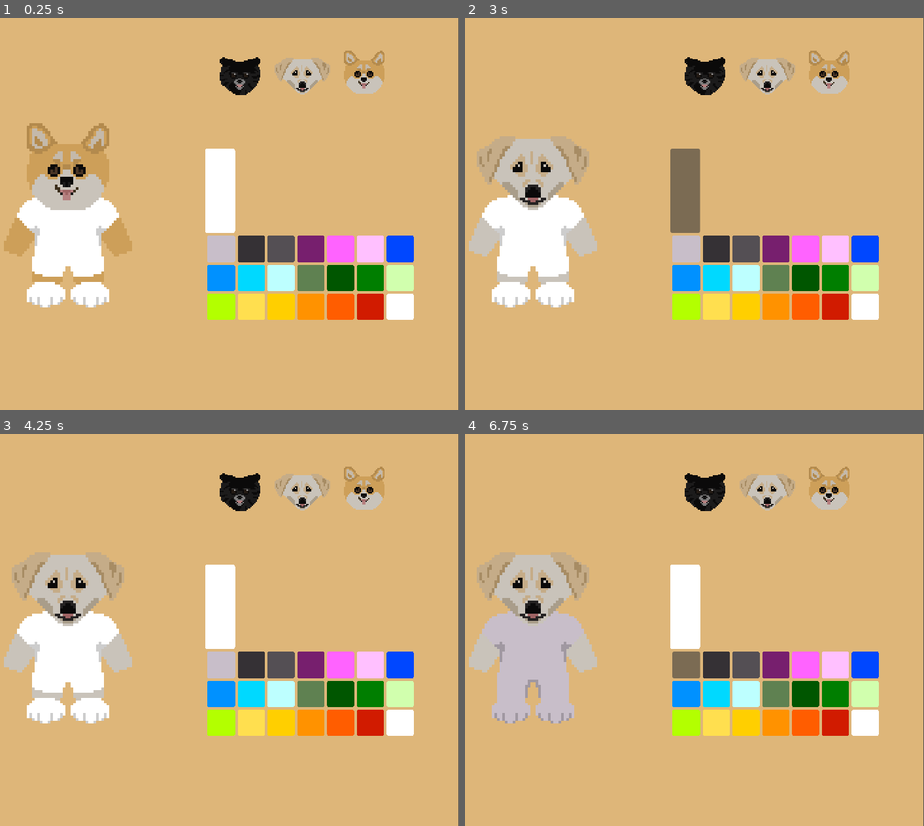
Above: before the commit, frames 1-4 (two rows, left to right).
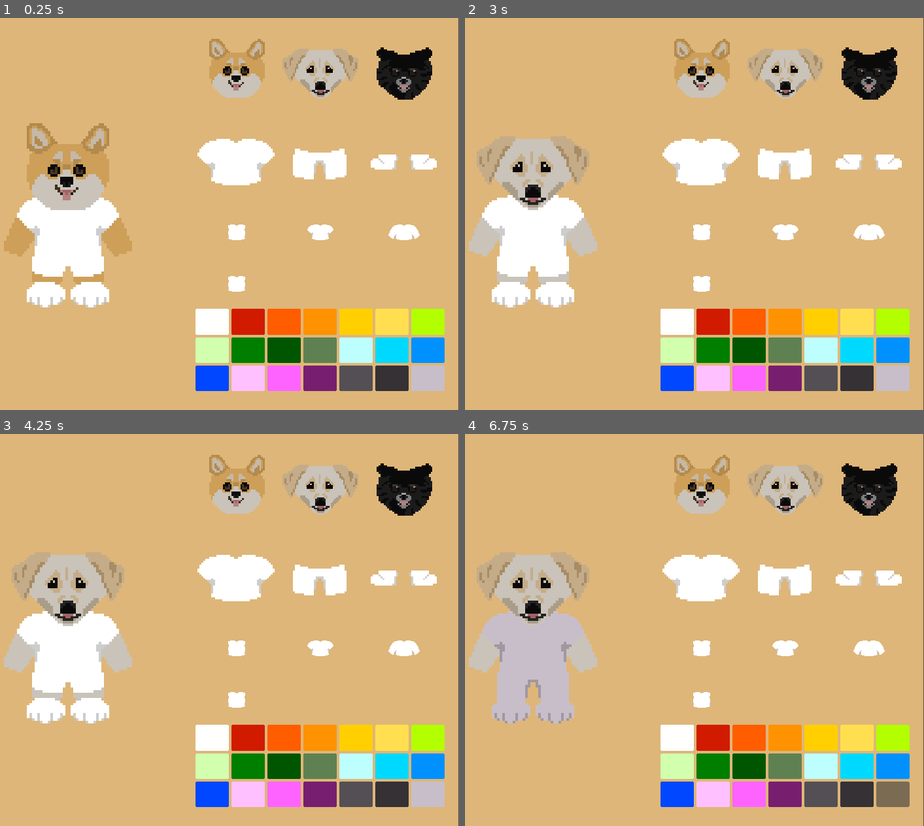
Above: after the commit, the same moments.

Repository: Katie-N/Its-a-Dogs-World
Game: Godot game, scene res://Scenes/Shop/TryOn.tscn
Two runs of this game, one before a commit and one after it. Both use one fixed random seed, a clock stepped at 60 frames per second and the inputs below. The project has no main scene, so this scene is started directly.
Inputs (mouse positions are in pixels of both pictures, inside the frame that each line leads up to; where the layout moved, square brackets give the same spot in the first picture):
- Up to frame 1 (0.25 s): no input
- Up to frame 2 (3 s): click (868, 76) [703, 80] at 0.5 s; click (699, 76) [827, 80] at 1.25 s; click (786, 76) [767, 80] at 2 s; click (685, 190) at 2.77 s
- Up to frame 3 (4.25 s): click (234, 579) at 3.52 s
- Up to frame 4 (6.75 s): click (786, 579) at 4.27 s; click (868, 579) at 5.02 s; click (699, 645) at 5.77 s; click (891, 794) [685, 665] at 6.5 s

The runs differ from the first frame. In frame 1, 25% of the frame differs, in the area x 42-97%, y 5-96%; in frame 2, 25%; in frame 3, 25%; in frame 4, 25%.

Commit message:
Added auto generating buttons for each type of clothing

Diff:
--- a/Scenes/Shop/TryOn.tscn
+++ b/Scenes/Shop/TryOn.tscn
@@ -3,6 +3,14 @@
 [ext_resource type="PackedScene" uid="uid://chb2ksgqf6a6r" path="res://Scenes/dogCharacter.tscn" id="1_bae7o"]
 [ext_resource type="Script" uid="uid://bwsit1rqq73il" path="res://Scenes/Shop/try_on.gd" id="1_giymh"]
 [ext_resource type="Texture2D" uid="uid://cxbt3x505jy1d" path="res://Art/Characters/corgiHead.png" id="3_3kunc"]
+[ext_resource type="Texture2D" uid="uid://b8luw6g0qdpde" path="res://Art/Items/shirtButton.png" id="4_c4x2k"]
+[ext_resource type="Texture2D" uid="uid://bubu7io4x65xa" path="res://Art/Items/pantsButton.png" id="5_5bqxl"]
+[ext_resource type="Texture2D" uid="uid://bwx8bfnj8sx5k" path="res://Art/Items/shoeButton.png" id="6_a8vxu"]
+[ext_resource type="Texture2D" uid="uid://ms3ljw5y60kr" path="res://Art/Items/ClothingSpritesheet.png" id="7_5bqxl"]
+
+[sub_resource type="AtlasTexture" id="AtlasTexture_a8vxu"]
+atlas = ExtResource("7_5bqxl")
+region = Rect2(0, 0, 64, 75)
 
 [sub_resource type="StyleBoxFlat" id="StyleBoxFlat_mjnc6"]
 content_margin_left = 4.0
@@ -22,7 +30,7 @@
 
 [node name="CanvasLayer" type="CanvasLayer" parent="." unique_id=1286480036]
 
-[node name="ColorRect" type="ColorRect" parent="CanvasLayer" unique_id=1154844212]
+[node name="Background" type="ColorRect" parent="CanvasLayer" unique_id=1154844212]
 offset_right = 799.0
 offset_bottom = 603.0
 color = Color(0.87058824, 0.7137255, 0.4745098, 1)
@@ -34,69 +42,72 @@
 scale = Vector2(1.3502855, 1.3502855)
 max_speed = 0
 
-[node name="Model Selection" type="HBoxContainer" parent="CanvasLayer" unique_id=1659468360]
-offset_left = 419.0
-offset_top = 41.0
-offset_right = 700.0
-offset_bottom = 146.0
+[node name="CustomizationOptions" type="VBoxContainer" parent="CanvasLayer" unique_id=274777222]
+anchors_preset = -1
+offset_left = 397.0
+offset_top = 29.0
+offset_right = 778.0
+offset_bottom = 571.0
+
+[node name="Model Selection" type="HBoxContainer" parent="CanvasLayer/CustomizationOptions" unique_id=1659468360]
+layout_mode = 2
 size_flags_horizontal = 3
+size_flags_vertical = 3
 alignment = 1
 
-[node name="TemplateDog" type="TextureButton" parent="CanvasLayer/Model Selection" unique_id=1569708498]
+[node name="TemplateDog" type="TextureButton" parent="CanvasLayer/CustomizationOptions/Model Selection" unique_id=1569708498]
 texture_filter = 1
 layout_mode = 2
 size_flags_horizontal = 3
 texture_normal = ExtResource("3_3kunc")
 stretch_mode = 5
 
-[node name="Article Of Clothing Selection" type="HBoxContainer" parent="CanvasLayer" unique_id=1580991965]
-offset_left = 395.0
-offset_top = 143.0
-offset_right = 746.0
-offset_bottom = 248.0
+[node name="Article Of Clothing Selection" type="HBoxContainer" parent="CanvasLayer/CustomizationOptions" unique_id=1580991965]
+layout_mode = 2
 size_flags_horizontal = 3
+size_flags_vertical = 3
 alignment = 1
 
-[node name="Clothing Selection" type="GridContainer" parent="CanvasLayer" unique_id=613526713]
-anchors_preset = 6
-anchor_left = 1.0
-anchor_top = 0.5
-anchor_right = 1.0
-anchor_bottom = 0.5
-offset_left = -388.0
-offset_top = -100.0
-offset_right = -61.883667
-offset_bottom = 29.0
-grow_horizontal = 0
-grow_vertical = 2
-scale = Vector2(0.969, 1)
-size_flags_horizontal = 4
+[node name="ShirtButton" type="TextureButton" parent="CanvasLayer/CustomizationOptions/Article Of Clothing Selection" unique_id=89178554]
+texture_filter = 1
+layout_mode = 2
+size_flags_horizontal = 3
+texture_normal = ExtResource("4_c4x2k")
+stretch_mode = 5
+
+[node name="PantsButton" type="TextureButton" parent="CanvasLayer/CustomizationOptions/Article Of Clothing Selection" unique_id=1308436830]
+texture_filter = 1
+layout_mode = 2
+size_flags_horizontal = 3
+texture_normal = ExtResource("5_5bqxl")
+stretch_mode = 5
+
+[node name="ShoesButton" type="TextureButton" parent="CanvasLayer/CustomizationOptions/Article Of Clothing Selection" unique_id=921056684]
+texture_filter = 1
+layout_mode = 2
+size_flags_horizontal = 3
+texture_normal = ExtResource("6_a8vxu")
+stretch_mode = 5
+
+[node name="Clothing Selection" type="GridContainer" parent="CanvasLayer/CustomizationOptions" unique_id=613526713]
+layout_mode = 2
+size_flags_vertical = 3
+columns = 5
+
+[node name="ClothingItemButton" type="TextureButton" parent="CanvasLayer/CustomizationOptions/Clothing Selection" unique_id=842353477]
+layout_mode = 2
+size_flags_horizontal = 3
+size_flags_vertical = 3
+texture_normal = SubResource("AtlasTexture_a8vxu")
+stretch_mode = 5
+
+[node name="Color Selection" type="GridContainer" parent="CanvasLayer/CustomizationOptions" unique_id=25845893]
+layout_mode = 2
+size_flags_vertical = 3
 columns = 7
 
-[node name="ColorButton" type="Button" parent="CanvasLayer/Clothing Selection" unique_id=881797896]
+[node name="ColorButton" type="Button" parent="CanvasLayer/CustomizationOptions/Color Selection" unique_id=1539771946]
 layout_mode = 2
 size_flags_horizontal = 3
 size_flags_vertical = 3
 theme_override_styles/normal = SubResource("StyleBoxFlat_mjnc6")
-
-[node name="Color Selection" type="GridContainer" parent="CanvasLayer" unique_id=25845893]
-anchors_preset = -1
-anchor_left = 1.0
-anchor_top = 0.5
-anchor_right = 1.0
-anchor_bottom = 0.5
-offset_left = -385.0
-offset_top = 32.99997
-offset_right = -58.883667
-offset_bottom = 161.99997
-grow_horizontal = 0
-grow_vertical = 2
-scale = Vector2(0.969, 1)
-size_flags_horizontal = 4
-columns = 7
-
-[node name="ColorButton" type="Button" parent="CanvasLayer/Color Selection" unique_id=1539771946]
-layout_mode = 2
-size_flags_horizontal = 3
-size_flags_vertical = 3
-theme_override_styles/normal = SubResource("StyleBoxFlat_mjnc6")
--- a/Scenes/Shop/try_on.gd
+++ b/Scenes/Shop/try_on.gd
@@ -1,14 +1,33 @@
 extends Node2D
 
+# These are the dog breeds in the order they appear in the DogHeadSpritesheet.png/DogBodySpritesheet.png
+var dogTypes = ["corgi", "lab", "pom"]
+# If we want to grab the head texture from an AtlasTexture of DogHeadSpritesheet.png, we need to know how wide each sprite is.
+# Currently we just have the heads exported as {dogType}Head.png but if we want it a little more robust we will use this method
+var dogWidth = 64
+
+# Base clothing item options
+# These are the hex values the clothing is offered in. It should match the same order as the ClothingSpritesheet.png sprites because the index will be used to identify which color was selected.
 var availableColors = ["ffffff", "d11b00", "ff5d00", "ff9200", "ffcf00", "ffdf4f", "b3ff00", "d1ffae", "007e00", "005600", "5f8151", "bdffff", "00d9ff", "0091ff", "0047ff", "ffc0ff", "ff63ff", "771f6e", "544f54", "353135", "c8bec9"]
-var dogTypes = ["corgi", "lab", "pom"]
+# Identify the row indices of each type of clothing that can only have one being worn at a time (you can wear a short sleeve shirt and boots at the same time but you can't wear pants at the same time as shorts).
+# By using lists of indices, we are free to append new clothing items as new rows in the spritesheet and then we just add the row index to the corresponding list.
+# No need to keep shirts at the top, pants in the middle, and shoes at the bottom.
+var shirtRows = [0,1,2]
+var pantsRows = [3,4]
+var shoeRows = [5,6]
+# Keep track of the width and height of each sprite so we can move our AtlasTexture region
+var clothingWidth = 64
+var clothingHeight = 75
 
-@onready var modelSelectionTemplateButton = $"CanvasLayer/Model Selection/TemplateDog"
-@onready var colorTemplateButton = $"CanvasLayer/Color Selection/ColorButton"
+@onready var modelSelectionTemplateButton = $"CanvasLayer/CustomizationOptions/Model Selection/TemplateDog"
+@onready var colorTemplateButton = $"CanvasLayer/CustomizationOptions/Color Selection/ColorButton"
+@onready var clothingItemTemplateButton = $"CanvasLayer/CustomizationOptions/Clothing Selection/ClothingItemButton"
 
 func _ready():
 	instantiateDogModelButtons()
+	instantiateClothingButtons("shirt")
 	instantiateColorButtons()
+
 
 func instantiateDogModelButtons():
 	for dog in dogTypes:
@@ -16,34 +35,63 @@
 		var dogTexture = "res://Art/Characters/" + dog + "Head.png"
 		if ResourceLoader.exists(dogTexture):
 			dogModelButton.texture_normal = load(dogTexture)
-			modelSelectionTemplateButton.add_sibling(dogModelButton)
+			modelSelectionTemplateButton.get_parent().add_child(dogModelButton)
 			dogModelButton.name = dog
 			dogModelButton.pressed.connect(changeModel.bind(dog))
-
 		else:
 			print("Error: " + dogTexture + " does not exist!")
 
+#	Hide the template button
 	modelSelectionTemplateButton.visible = false
 
 func instantiateColorButtons():
-
 	for color in availableColors:
 		var button = colorTemplateButton.duplicate()
 		var stylebox = button.get_theme_stylebox("normal").duplicate()
 		stylebox.bg_color = Color("#" + color)
 		button.add_theme_stylebox_override("normal", stylebox)
-		colorTemplateButton.add_sibling(button)
+		colorTemplateButton.get_parent().add_child(button)
 		button.name = color
 		button.pressed.connect(changeColor.bind(color))
 
 #	Hide the template button now that we have finished adding buttons.
 	colorTemplateButton.visible = false
 
+# When a color button is clicked
 func changeColor(color):
+#	Check which article of clothing (short sleeve shirt, paw boots, etc) is currently selected and change the color of that
 	$CanvasLayer/DogCharacter.find_child("Shirt").frame = availableColors.find(color)
 	$CanvasLayer/DogCharacter.find_child("Pants").frame = 63 + availableColors.find(color)
 	$CanvasLayer/DogCharacter.find_child("Shoes").frame = 105 + availableColors.find(color)
 
+#	When a different dog is selected, change the model sprites
 func changeModel(dogType):
 	$CanvasLayer/DogCharacter.find_child("Head").frame = dogTypes.find(dogType)
 	$CanvasLayer/DogCharacter.find_child("Body").frame = dogTypes.find(dogType)
+
+func instantiateClothingButtons(clothing):
+	var x = 0 # Since we want to just show the white clothing we will only use column 0 of the spritesheet (which is from x=0 to x=clothingWidth)
+	var y
+	var clothingItems
+	match clothing:
+		"shirt":
+			clothingItems = shirtRows
+		"pants":
+			clothingItems = pantsRows
+		"shoes":
+			clothingItems = shoeRows
+
+	# Set the number of columns to be at most 5
+	$"CanvasLayer/CustomizationOptions/Clothing Selection".columns = min(float(clothingItems.size()), 5.0)
+
+
+#	Loop through each type of article (as in, short sleeve, long sleeve, and tank top if clothing = shirt. Or pants and shorts if clothing = pants. Does not take color into consideration)
+	for clothingItem in clothingItems:
+		var clothingItemButton = clothingItemTemplateButton.duplicate(true)
+		y = clothingItem * clothingHeight # Row 0 will have y = 0. Row 1 will have y = clothingItemHeight, etc.
+		print(y)
+		clothingItemButton.texture_normal.region = Rect2(0, y, clothingWidth, clothingHeight)
+#		Godot has this weird thing where the textures will be shared if duplicating a node unless you explicitly duplicate that texture property.
+#		So this line just says make a static copy of how the texture is right now and reassign the texture to be this copy. Then later changes will affect the original texture but since none of the buttons are actually using the original texture (they are all using static copies) it won't matter.
+		clothingItemButton.texture_normal = clothingItemButton.texture_normal.duplicate()
+		clothingItemTemplateButton.get_parent().add_child(clothingItemButton)
Binary file added: Art/Items/pantsButton.png
Not shown, added: Art/Items/pantsButton.png.import
Binary file added: Art/Items/shirtButton.png
Not shown, added: Art/Items/shirtButton.png.import
Binary file added: Art/Items/shoeButton.png
Not shown, added: Art/Items/shoeButton.png.import
